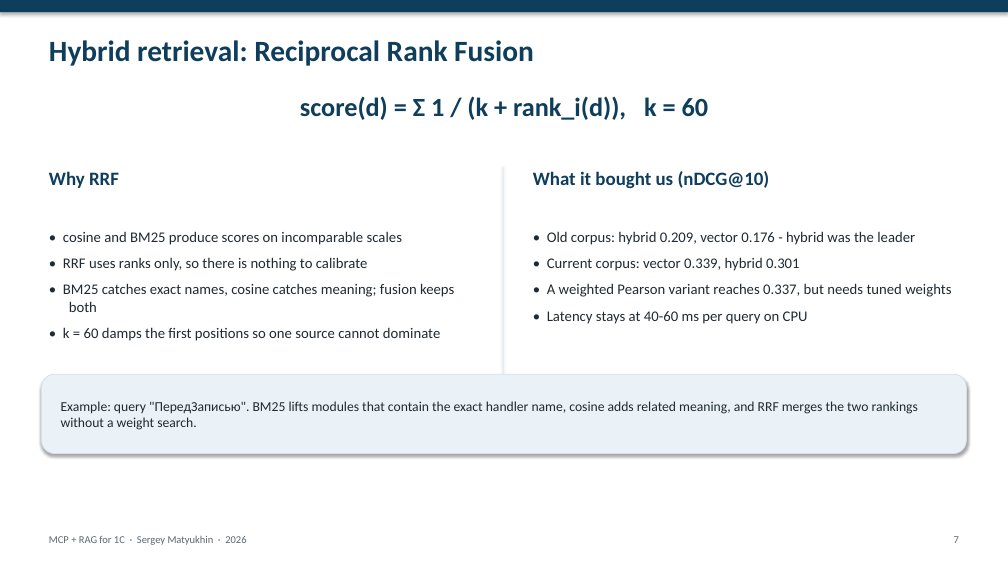
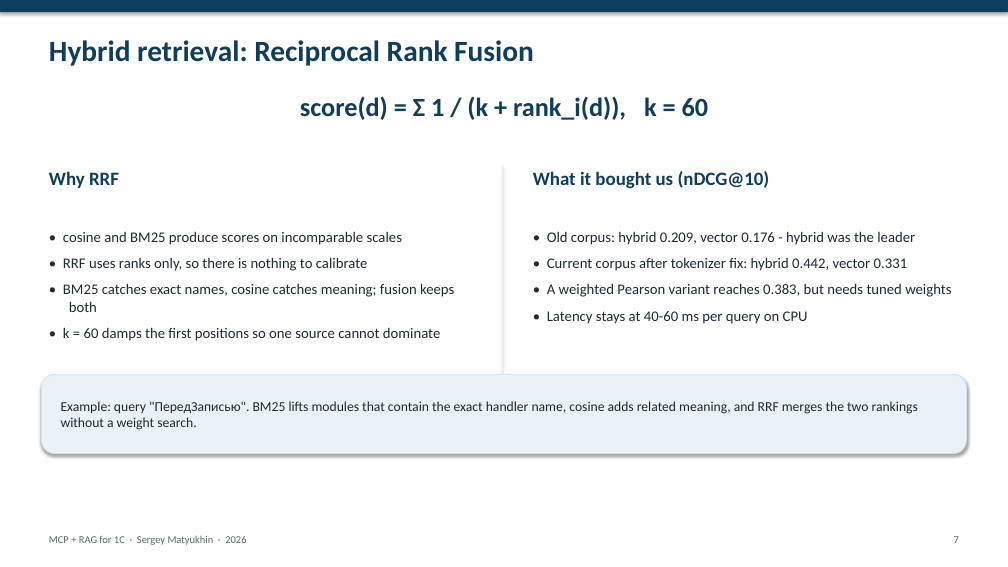
Before and after one commit to Smaturus/1c-mcp-rag-search, a slide deck: slide 7 of docs/presentation/en/1c-mcp-rag-search-slides-en.pptx. Drawn at 1008x567 pixels with LibreOffice and Linux fonts; fonts in the diff are those of the drawing. Boxes give left, top, right and bottom in pixels: in the first picture for what was removed or moved away, otherwise in the second. Text is boxed around its words. In the diff, an @@ line names an element or a change of style, - is before the commit and + after.

Commit message:
fix(bm25): split CamelCase identifiers and rebuild lexical index
CamelCase/snake_case splitting keeps the original token and adds parts, so natural queries match identifiers such as ZаказПокупателя. Rebuilt bm25_all: 179586 docs, 236320 terms, 81 MB.

v2 dev, 4 runs: hybrid 0.442 +/- 0.012 vs vector 0.331 +/- 0.028 (p=0.0037). v3 hold-out, 3 runs: hybrid 0.217 vs vector 0.208 (p=0.635). ADR 0009 rejected; ADR 0010 accepted; reports, README and decks updated.

```diff
--- a/docs/presentation/en/1c-mcp-rag-search-slides-en.pptx
+++ b/docs/presentation/en/1c-mcp-rag-search-slides-en.pptx
@@ text at (547,257,951,297): text changed @@
-• Current corpus: vector 0.339, hybrid 0.301
-• A weighted Pearson variant reaches 0.337, but needs tuned weights
+• Current corpus after tokenizer fix: hybrid 0.442, vector 0.331
+• A weighted Pearson variant reaches 0.383, but needs tuned weights
```
Also in this commit, not shown: 5 other slides changed, 36 other files.
